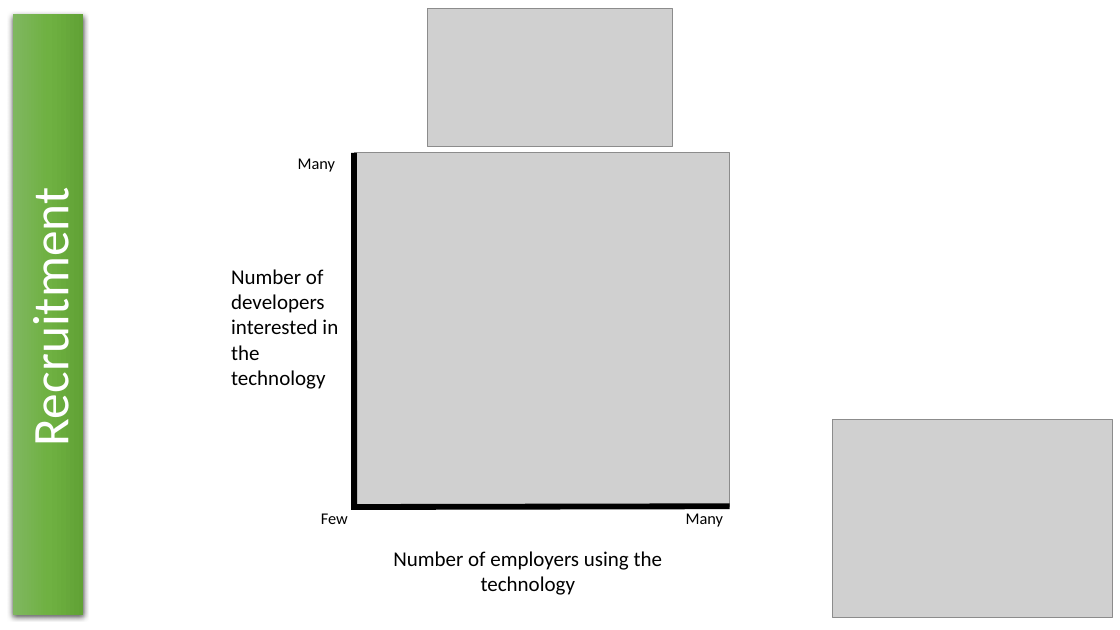
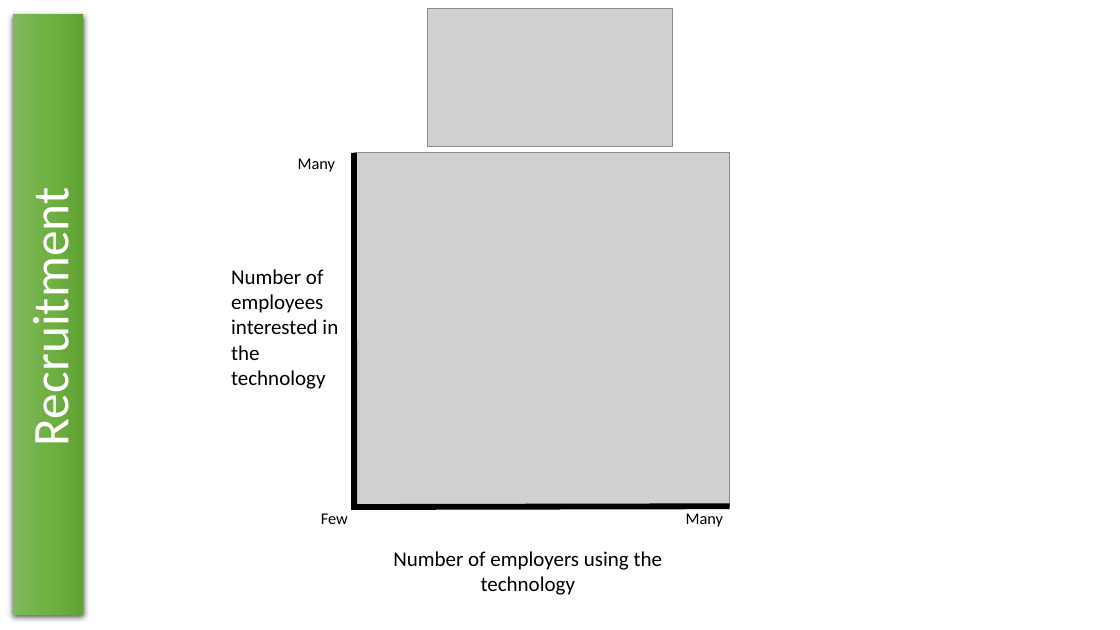
Before and after one commit to DarynHolmes/vue-vuex-interop, a slide deck: slide 7 of slides/Vue.pptx. Drawn at 1120x630 pixels with LibreOffice and Linux fonts; fonts in the diff are those of the drawing; grey boxes stand for pictures. Boxes give left, top, right and bottom in pixels: in the first picture for what was removed or moved away, otherwise in the second. Text is boxed around its words. In the diff, an @@ line names an element or a change of style, - is before the commit and + after.

```diff
--- a/slides/Vue.pptx
+++ b/slides/Vue.pptx
@@ text at [231,269,338,389]: text changed @@
-Number of developers interested in the technology
+Number of employees interested in the technology
@@ picture removed at [833,420,1112,618] @@
```
Also in this commit, not shown: 14 other slides changed, 11 slides added, 3 slides removed, 2 other files.
